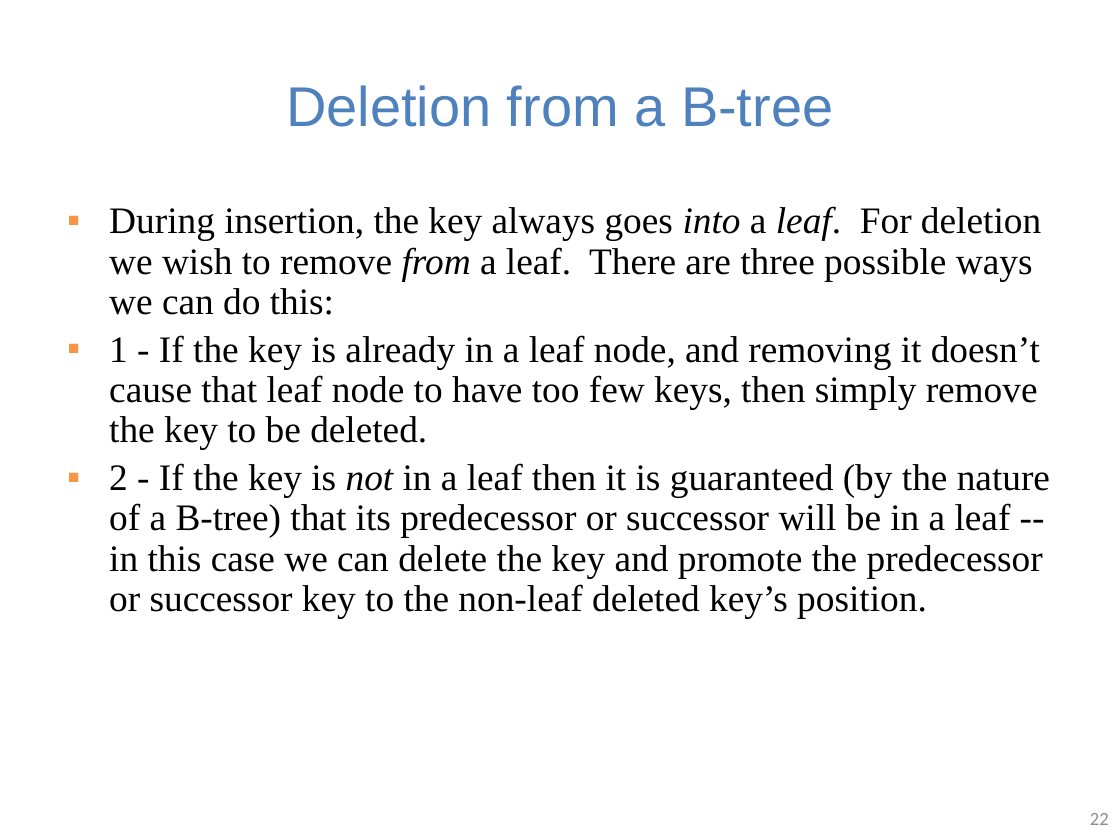
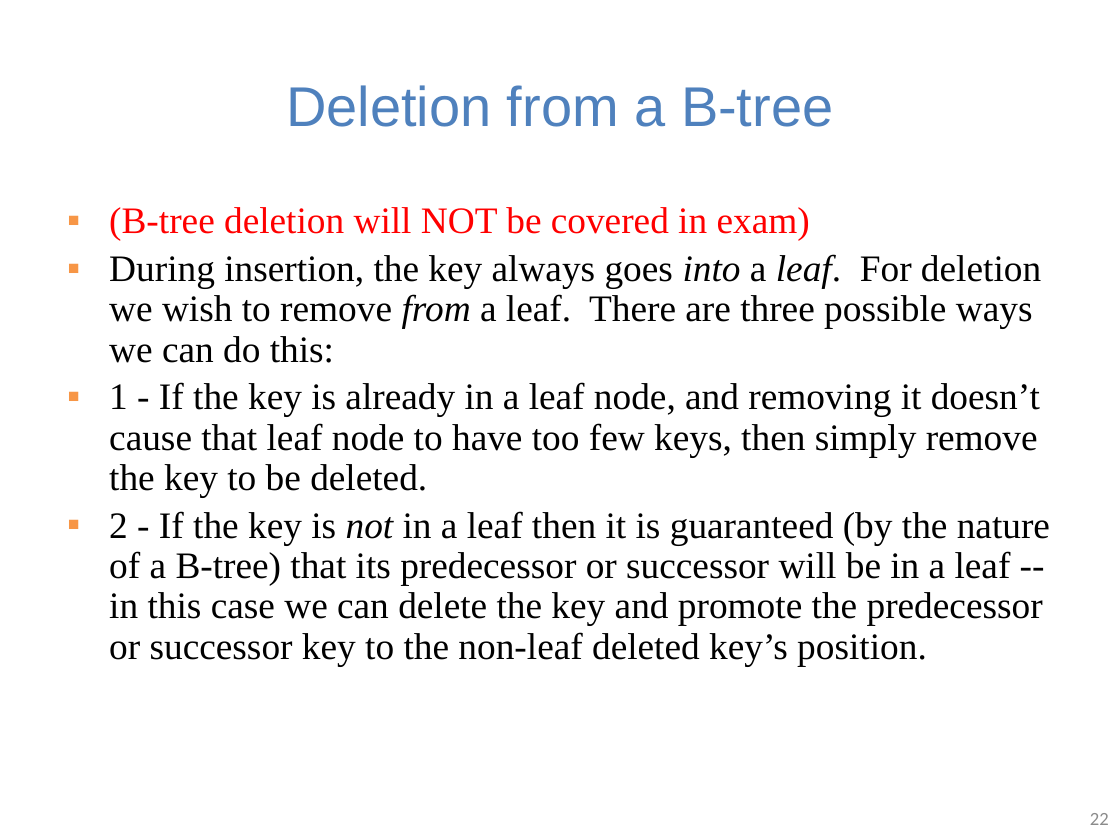
Before and after one commit to guhofstra/CSC111Fa25, a slide deck: slide 22 of PPTs/Lecture 10-2-3 trees B trees.pptx. Drawn at 1120x840 pixels with LibreOffice and Linux fonts; fonts in the diff are those of the drawing. Boxes give left, top, right and bottom in pixels: in the first picture for what was removed or moved away, otherwise in the second. Text is boxed around its words. In the diff, an @@ line names an element or a change of style, - is before the commit and + after.

```diff
--- a/PPTs/Lecture 10-2-3 trees B trees.pptx
+++ b/PPTs/Lecture 10-2-3 trees B trees.pptx
@@ text at [109, 207, 810, 241]: paragraph added @@
+▪ (B-tree deletion will NOT be covered in exam)
```
Also in this commit, not shown: 12 other slides changed, 4 slides added, 1 slide removed, 13 other files.
